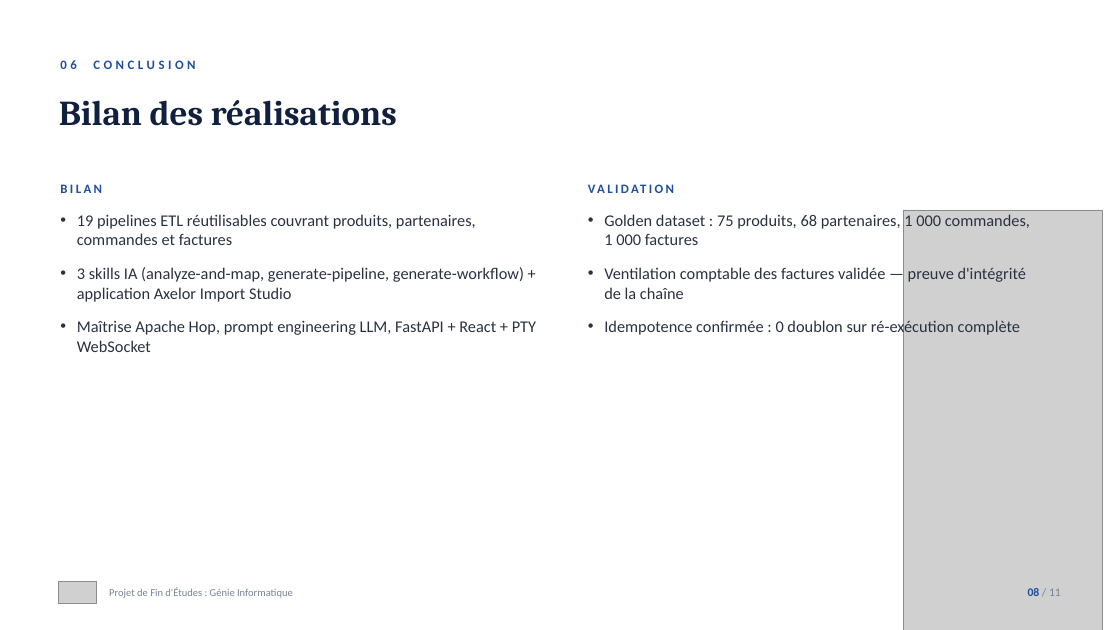
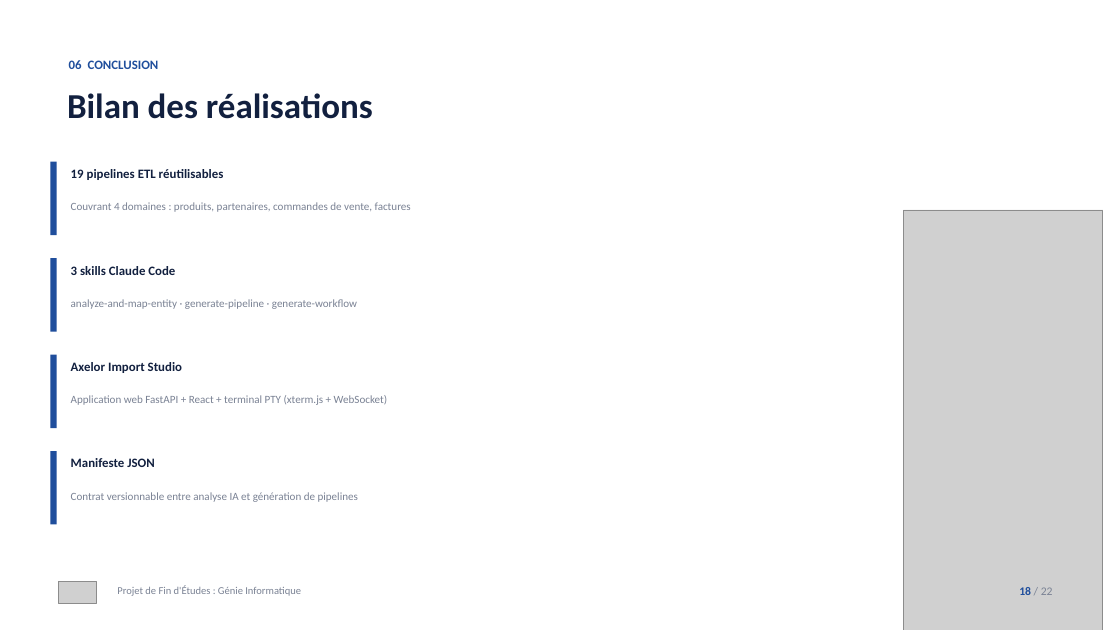
Before and after one commit to tahaghailan21-max/presentation-pfe, a slide deck: slide 18 of Presentation_PFE_TahaGHAILAN_v2.pptx (slide 8 before the commit). Drawn at 1120x630 pixels with LibreOffice and Linux fonts; fonts in the diff are those of the drawing; grey boxes stand for pictures. Boxes give left, top, right and bottom in pixels: in the first picture for what was removed or moved away, otherwise in the second. Text is boxed around its words. In the diff, an @@ line names an element or a change of style, - is before the commit and + after.

```diff
--- a/Presentation_PFE_TahaGHAILAN_v2.pptx
+++ b/Presentation_PFE_TahaGHAILAN_v2.pptx
@@ text "06 CONCLUSION" at bbox=[69, 60, 159, 69]: letter spacing 3 to 0 pt; vertical alignment middle to top @@
@@ text "Bilan des réalisations" at bbox=[67, 93, 373, 119]: font Cambria to Calibri; vertical alignment middle to top @@
@@ rectangle added at bbox=[50, 161, 57, 234], fill #1F4E9C @@
@@ text added at bbox=[71, 169, 224, 180], 11 pt, text #12203F, bold @@
+19 pipelines ETL réutilisables
@@ text removed at bbox=[60, 184, 536, 352] @@
-BILAN
-• 19 pipelines ETL réutilisables couvrant produits, partenaires, commandes et factures
-• 3 skills IA (analyze-and-map, generate-pipeline, generate-workflow) + application Axelor Import Studio
-• Maîtrise Apache Hop, prompt engineering LLM, FastAPI + React + PTY WebSocket
@@ text added at bbox=[71, 202, 411, 212], 9.5 pt, text #7A8294 @@
+Couvrant 4 domaines : produits, partenaires, commandes de vente, factures
@@ text removed at bbox=[604, 214, 1030, 337] @@
-VALIDATION
-• Golden dataset : 75 produits, 68 partenaires, 1 000 commandes, 1 000 factures
-• Ventilation comptable des factures validée — preuve d'intégrité de la chaîne
-• Idempotence confirmée : 0 doublon sur ré-exécution complète
@@ rectangle added at bbox=[50, 258, 57, 331], fill #1F4E9C @@
@@ text added at bbox=[71, 266, 175, 275], 11 pt, text #12203F, bold @@
+3 skills Claude Code
@@ text added at bbox=[71, 299, 357, 309], 9.5 pt, text #7A8294 @@
+analyze-and-map-entity · generate-pipeline · generate-workflow
@@ rectangle added at bbox=[50, 355, 57, 428], fill #1F4E9C @@
@@ text added at bbox=[71, 362, 182, 373], 11 pt, text #12203F, bold @@
+Axelor Import Studio
@@ text added at bbox=[71, 395, 387, 405], 9.5 pt, text #7A8294 @@
+Application web FastAPI + React + terminal PTY (xterm.js + WebSocket)
@@ rectangle added at bbox=[50, 451, 57, 524], fill #1F4E9C @@
@@ text added at bbox=[71, 458, 154, 467], 11 pt, text #12203F, bold @@
+Manifeste JSON
@@ text added at bbox=[71, 492, 358, 502], 9.5 pt, text #7A8294 @@
+Contrat versionnable entre analyse IA et génération de pipelines
@@ text "Projet de Fin d'Études : ..." at bbox=[117, 585, 301, 596]: vertical alignment middle to top @@
@@ text "18 / 22" at bbox=[1019, 587, 1053, 595]: vertical alignment middle to top @@
@@ text at bbox=[1019, 587, 1053, 595]: text changed @@
-08 / 11
+18 / 22
```
Also in this commit, not shown: 8 other slides changed, 11 slides added.
